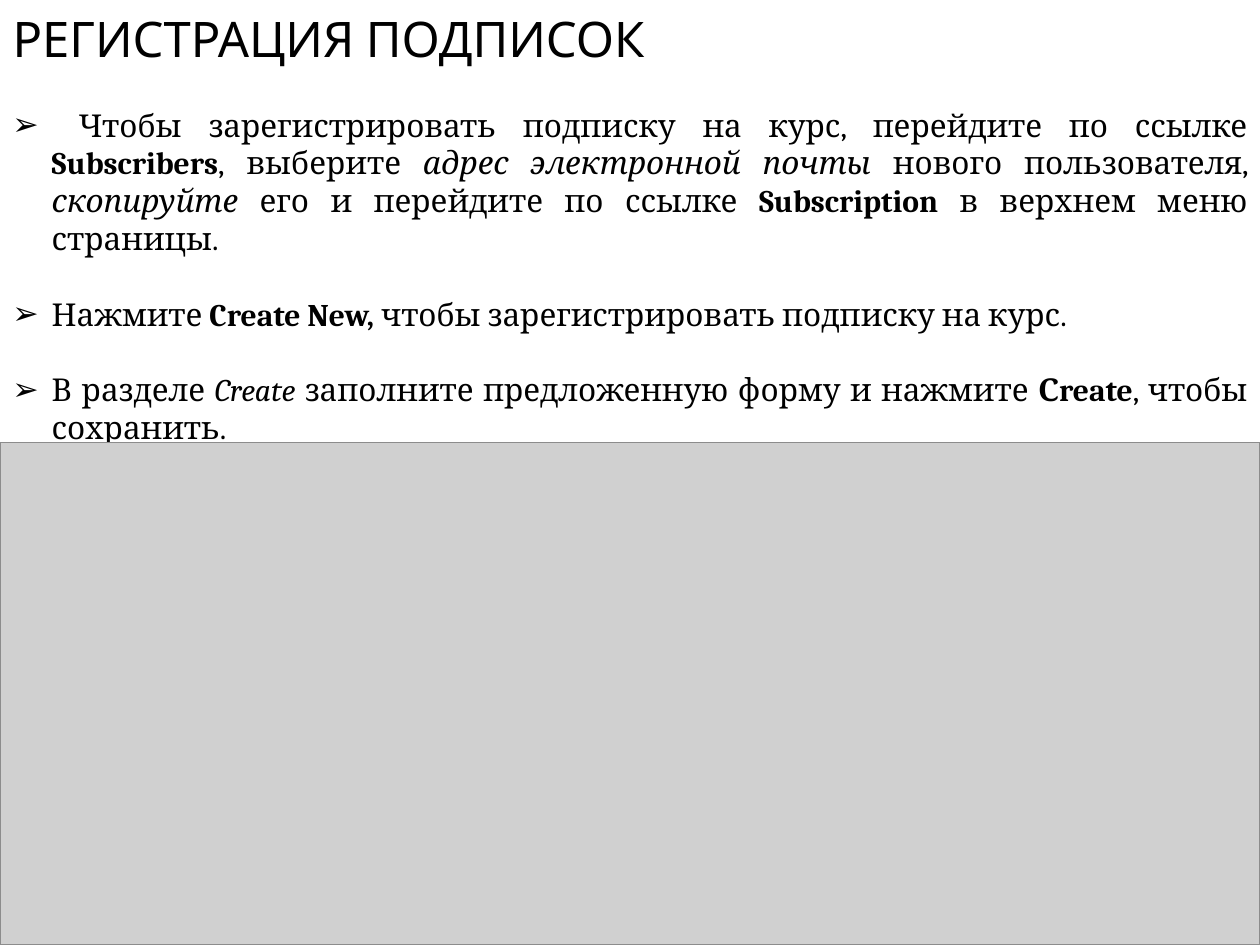
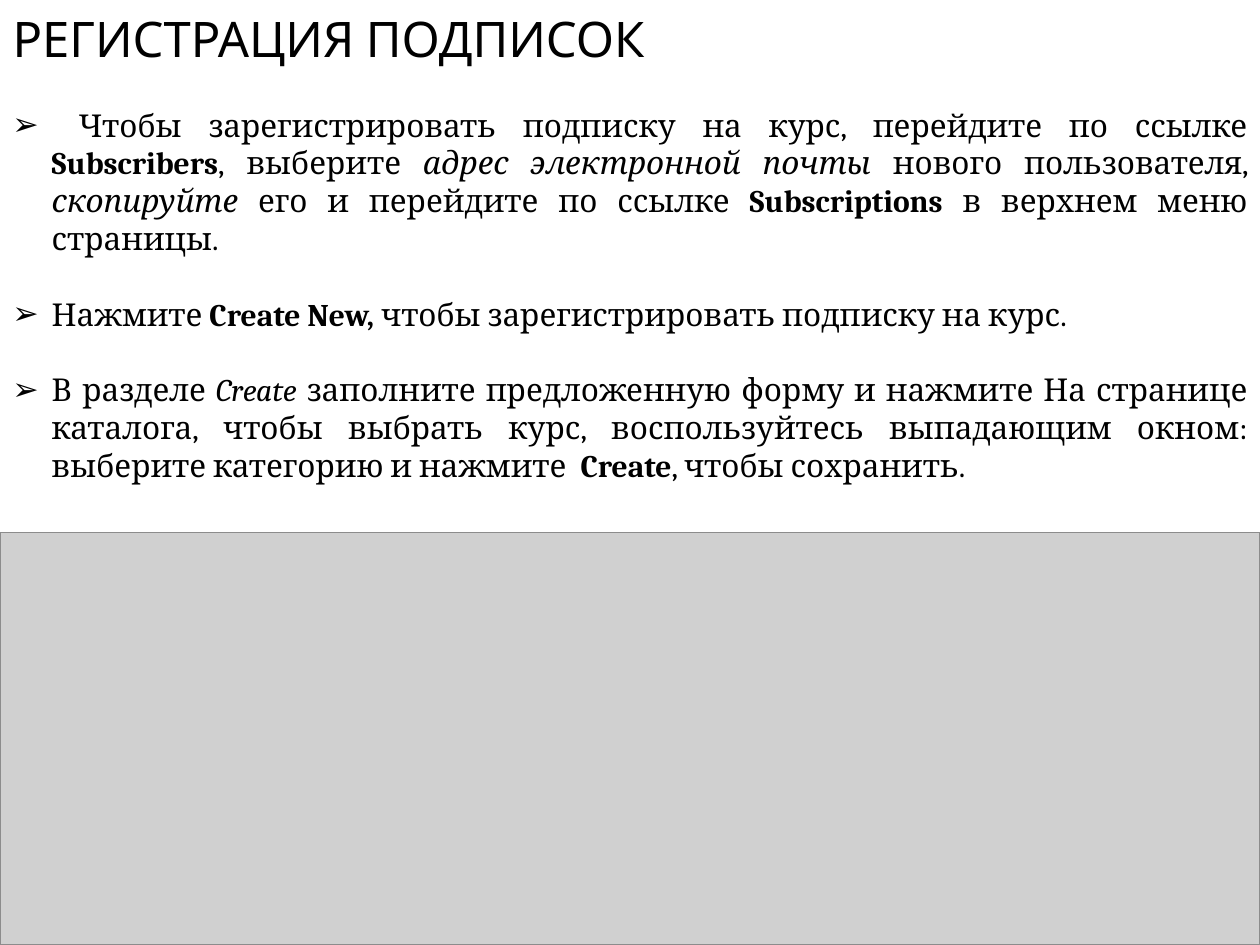
Before and after one commit to dimaatos/LEARNITmvc, a slide deck: slide 21 of Presentation.pptx. Drawn at 1260x945 pixels with LibreOffice and Linux fonts; fonts in the diff are those of the drawing; grey boxes stand for pictures. Boxes give left, top, right and bottom in pixels: in the first picture for what was removed or moved away, otherwise in the second. Text is boxed around its words. In the diff, an @@ line names an element or a change of style, - is before the commit and + after.

```diff
--- a/Presentation.pptx
+++ b/Presentation.pptx
@@ text at <box>52,113,1247,258</box>: text changed @@
-➢ Чтобы зарегистрировать подписку на курс, перейдите по ссылке Subscribers, выберите адрес электронной почты нового пользователя, скопируйте его и перейдите по ссылке Subscription в верхнем меню страницы.
+➢ Чтобы зарегистрировать подписку на курс, перейдите по ссылке Subscribers, выберите адрес электронной почты нового пользователя, скопируйте его и перейдите по ссылке Subscriptions в верхнем меню страницы.
@@ text at <box>52,377,1247,485</box>: text changed @@
-➢ В разделе Create заполните предложенную форму и нажмите Сreate, чтобы сохранить.
+➢ В разделе Create заполните предложенную форму и нажмите На странице каталога, чтобы выбрать курс, воспользуйтесь выпадающим окном: выберите категорию и нажмите Create, чтобы сохранить.
@@ picture: place and size @@
-picture at <box>0,442,1260,945</box>
+picture at <box>0,532,1260,945</box>
```
Also in this commit, not shown: 10 other slides changed, 1 other file.
